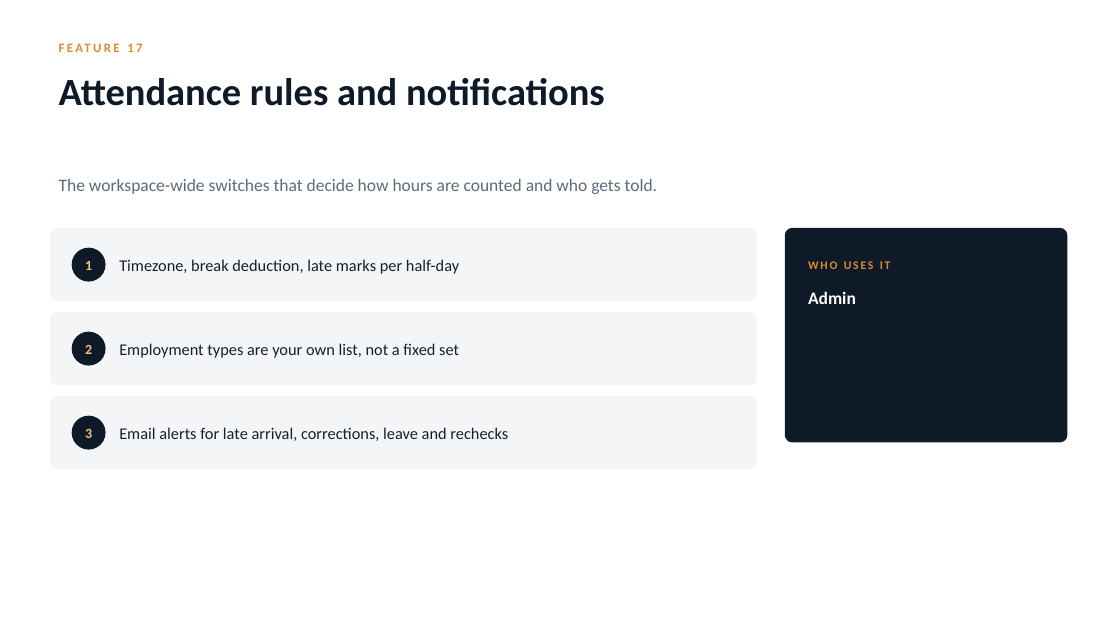
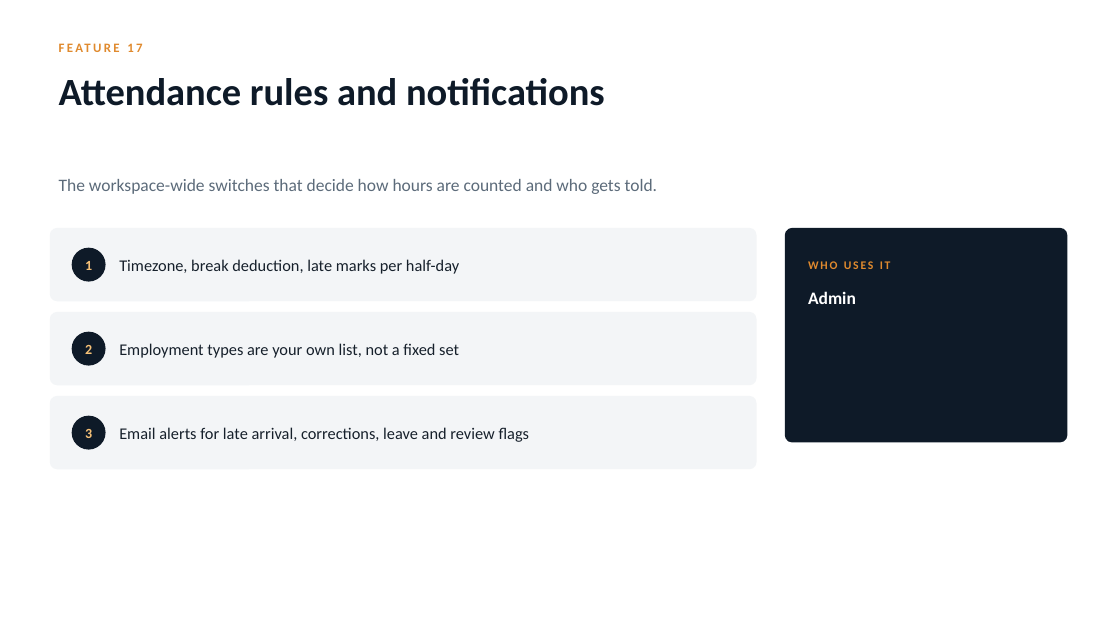
Before and after one commit to iammuniraa-wq/bpmsquare-app, a slide deck: slide 35 of docs/qa/BPMSquare_WFM_Feature_Guide.pptx. Drawn at 1120x630 pixels with LibreOffice and Linux fonts; fonts in the diff are those of the drawing. Boxes give left, top, right and bottom in pixels: in the first picture for what was removed or moved away, otherwise in the second. Text is boxed around its words. In the diff, an @@ line names an element or a change of style, - is before the commit and + after.

```diff
--- a/docs/qa/BPMSquare_WFM_Feature_Guide.pptx
+++ b/docs/qa/BPMSquare_WFM_Feature_Guide.pptx
@@ text at (119,427,530,442): text changed @@
-Email alerts for late arrival, corrections, leave and rechecks
+Email alerts for late arrival, corrections, leave and review flags
```
Also in this commit, not shown: 2 other slides changed, 13 other files.
